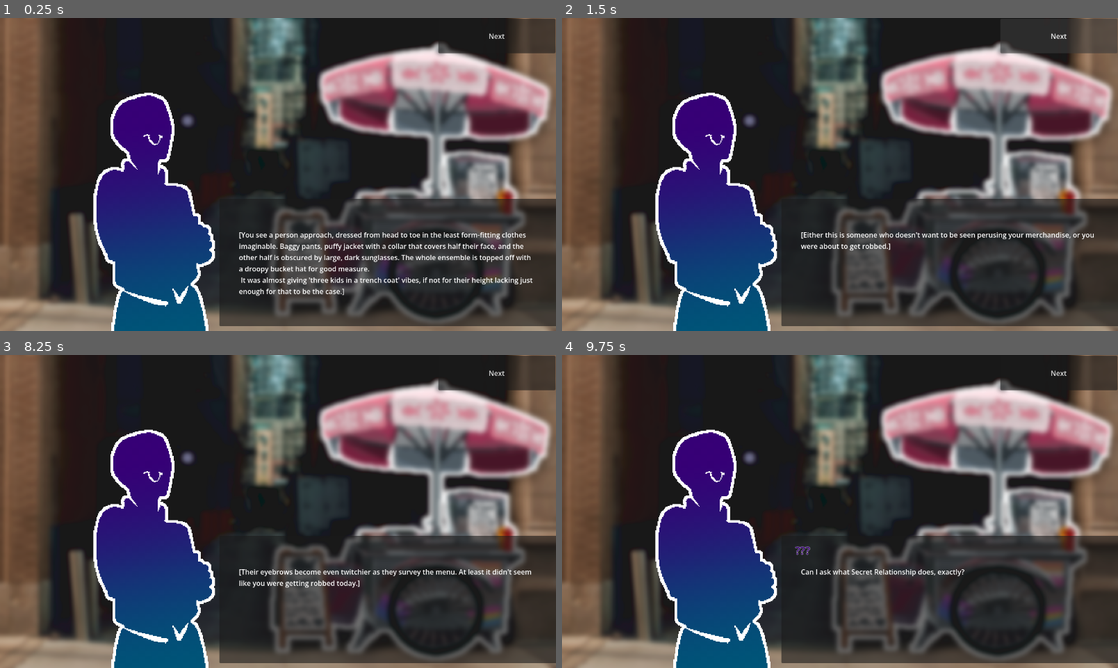
Above: before the commit, frames 1-4 (two rows, left to right).
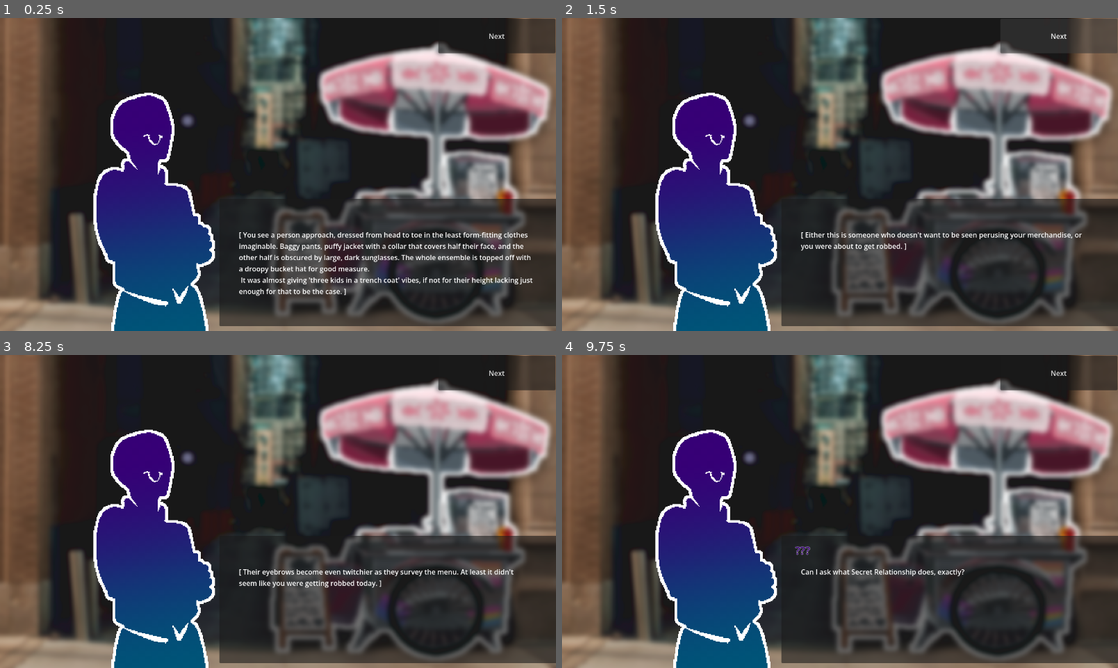
Above: after the commit, the same moments.

Repository: KdK1tt/Sapphishing
Game: Godot game, scene res://DialogueScene.tscn
Same seed, same stepped clock (60 frames per second), same inputs: the game is played once before the commit and once after it. This scene is started directly instead of the project's main scene.
Inputs (mouse positions are in pixels of both pictures, inside the frame that each line leads up to):
- Up to frame 1 (0.25 s): no input
- Up to frame 2 (1.5 s): click "Next" at 0.5 s; click "Next" at 1.25 s
- Up to frame 3 (8.25 s): click "Next" at 2 s; tap Enter at 2.75 s; move the mouse to (400, 495) at 2.77 s; hold Space (start_game) 2.78-3.5 s; click (400, 495) at 2.92 s; drag from (166, 527) to (250, 574) at 3.52 s; tap Space (start_game) at 4.25, 5.75 s; move the mouse to (333, 442) at 4.27 s; hold Space (start_game) 4.28-5 s; click (333, 442) at 4.42 s; drag from (250, 574) to (111, 464) at 5.02 s; move the mouse to (444, 558) at 5.77 s; hold Space (start_game) 5.78-6.5 s; click (444, 558) at 5.92 s; drag from (111, 464) to (194, 433) at 6.52 s; move the mouse to (305, 511) at 7.27 s; hold Space (start_game) 7.28-8 s; click (305, 511) at 7.42 s; drag from (194, 433) to (166, 527) at 8.02 s
- Up to frame 4 (9.75 s): move the mouse to (962, 495) at 8.77 s; hold Space (start_game) 8.78-9.5 s; click (962, 495) at 8.92 s; drag from (728, 527) to (812, 574) at 9.52 s

The runs differ from the first frame. In frame 1, 0.6% of the frame differs, in the area x 43-95%, y 68-89%; in frame 2, 0.8%; in frame 3, 0.8%, in the area x 43-96%, y 68-75%; in frame 4, nothing differs.

Commit message:
Completely new music approach. Added support for sound effects too, bug fixes. Music loops, music continues in current sale states.

Diff:
--- a/sapphishing/DialogueScene.tscn
+++ b/sapphishing/DialogueScene.tscn
@@ -61,5 +61,4 @@
 
 [node name="AudioStreamPlayer2D" type="AudioStreamPlayer2D" parent="." unique_id=976247790]
 stream = ExtResource("4_gtste")
-autoplay = true
 parameters/looping = true
--- a/sapphishing/Dialogue_Scene.gd
+++ b/sapphishing/Dialogue_Scene.gd
@@ -4,7 +4,6 @@
 @onready var dialogue_label = $DialoguePanel/DialogueLabel
 @onready var next_button = $DialoguePanel/NextButton
 @onready var dialogue_panel = $DialoguePanel
-@onready var song_player = $AudioStreamPlayer2D
 
 var dialogue_lines: Array = []
 var dialogue_index := 0
@@ -19,13 +18,9 @@
 	show_current_line()
 	load_song()
 
-func load_song() ->void:
+func load_song() -> void:
 	var song_path: String = GameState.get_current_npc_theme()
-
-	if song_path != "":
-		var song_stream = load(song_path)
-		song_player.stream = song_stream
-		song_player.play()
+	MusicManager.play_song(song_path)
 
 
 func load_dialogue() -> void:
@@ -93,6 +88,7 @@
 	if GameState.pending_dialogue_phase == "after":
 		GameState.complete_current_npc_order()
 		GameState.customer_has_talked = false
+		GameState.force_npc_music = false
 		GameState.pending_dialogue_phase = ""
 
 		if GameState.has_more_current_customer_orders():
--- a/sapphishing/SellingScene.tscn
+++ b/sapphishing/SellingScene.tscn
@@ -43,9 +43,8 @@
 offset_right = 53.63028
 offset_bottom = 53.54446
 
-[node name="AudioStreamPlayer2D" type="AudioStreamPlayer2D" parent="background" unique_id=1851743582]
+[node name="song_player_selling" type="AudioStreamPlayer2D" parent="background" unique_id=1851743582]
 stream = ExtResource("3_uuih2")
-autoplay = true
 
 [node name="InventoryPanel" type="Panel" parent="." unique_id=121465448]
 visible = false
--- a/sapphishing/Selling_Scene.gd
+++ b/sapphishing/Selling_Scene.gd
@@ -26,6 +26,8 @@
 	fish_preview_panel.visible = false
 	shop_panel.visible = false
 
+
+
 	if not tackle_box_click_area.input_event.is_connected(_on_tackle_box_click_area_input_event):
 		tackle_box_click_area.input_event.connect(_on_tackle_box_click_area_input_event)
 
@@ -53,6 +55,13 @@
 	customer_sprite.visible = false
 
 	check_for_customer()
+	load_song()
+
+func load_song() -> void:
+	if GameState.force_npc_music:
+		MusicManager.play_song(GameState.get_current_npc_theme())
+	else:
+		MusicManager.play_song("res://shopping_wip03.mp3")
 
 func _on_tackle_box_click_area_input_event(_viewport, event, _shape_idx) -> void:
 	if event is InputEventMouseButton and event.pressed and event.button_index == MOUSE_BUTTON_LEFT:
@@ -136,10 +145,10 @@
 				row.pressed.connect(func():
 					sell_selected_fish(fish_name)
 				)
-			elif customer_waiting_mode:
-				if fish_name == required_fish:
-					row.text = fish_name + " x" + str(count) + "  - Talk first"
-					row.disabled = true
+		elif customer_waiting_mode:
+			if fish_name == required_fish:
+				row.text = fish_name + " x" + str(count) + "  - Talk first"
+				row.disabled = true
 			else:
 				row.text = fish_name + " x" + str(count)
 				row.disabled = true
@@ -221,6 +230,9 @@
 	call_deferred("update_inventory_rows")
 
 	if story_sell_mode and fish_name == required_fish:
+		GameState.in_story_sale = true
+		GameState.hide_back_to_fishing_button = true
+		GameState.force_npc_music = true
 		GameState.pending_dialogue_phase = "after"
 		GameState.pending_return_scene = "res://SellingScene.tscn"
 		get_tree().change_scene_to_file("res://DialogueScene.tscn")
@@ -270,22 +282,32 @@
 		talk_button.visible = false
 
 		if GameState.get_fish_count(required_fish) <= 0:
+			GameState.in_story_sale = true
+			GameState.hide_back_to_fishing_button = false
+			GameState.force_npc_music = true
+			GameState.customer_has_talked = true
+
 			dialogue_label.text = "Oh no! You need " + required_fish + "!\n\nYou tell them to hang on just a sec while you go fishing."
 			inventory_panel.visible = false
 			shop_panel.visible = false
+			back_to_fishing_button.visible = true
 			return
 
-		dialogue_label.text = "Serve the requested fish from your basket: " + required_fish
-
-		inventory_panel.visible = true
-		shop_panel.visible = false
-		update_inventory_rows()
+		else:
+			GameState.in_story_sale = true
+			GameState.hide_back_to_fishing_button = true
+			GameState.force_npc_music = true
+			dialogue_label.text = "Serve the requested fish from your basket: " + required_fish
+			inventory_panel.visible = true
+			shop_panel.visible = false
+			back_to_fishing_button.visible = false
+			update_inventory_rows()
 
 		return
 
 	# PUBLIC / PRE-STORY MODE
 	if GameState.get_fish_count(required_fish) <= 0:
-		dialogue_label.text = "You start selling fish.\n\nBut, you get the sense that someone is looking for: " + required_fish
+		dialogue_label.text = "You start selling fish.\n \nBut, you get the sense that someone is looking for: " + required_fish
 		return
 
 	dialogue_label.text = "Someone may stop by soon..."
@@ -302,12 +324,17 @@
 		customer_sprite.position = Vector2(1120, 560)
 		customer_sprite.modulate.a = 1.0
 		talk_button.visible = false
+
+		if GameState.get_fish_count(required_fish) <= 0:
+			dialogue_label.text = "Oh no! You need " + required_fish + "!\n\nYou tell them to hang on just a sec while you go fishing."
+			inventory_panel.visible = false
+			shop_panel.visible = false
+			return
+
 		dialogue_label.text = "Serve the requested fish from your basket: " + required_fish
-
 		inventory_panel.visible = true
 		shop_panel.visible = false
 		update_inventory_rows()
-
 		return
 
 	if GameState.get_fish_count(required_fish) <= 0:
--- a/sapphishing/StoryDat.gd
+++ b/sapphishing/StoryDat.gd
@@ -12,15 +12,15 @@
 			"before_transaction": [
 				{
 					"speaker": "",
-					"text": "[You see a person approach, dressed from head to toe in the least form-fitting clothes imaginable. Baggy pants, puffy jacket with a collar that covers half their face, and the other half is obscured by large, dark sunglasses. The whole ensemble is topped off with a droopy bucket hat for good measure. \n It was almost giving 'three kids in a trench coat' vibes, if not for their height lacking just enough for that to be the case.]"
-				},
-				{
-					"speaker": "",
-					"text": "[Despite their best efforts to conceal their features, you can still catch the twitch of the muscles around their eyebrows indicating the rapidly shifty eyes behind the shades. Even though you haven't been in charge of this stall very long, you know enough to recognize what was happening here.]"
-				},
-				{
-					"speaker": "",
-					"text": "[Either this is someone who doesn't want to be seen perusing your merchandise, or you were about to get robbed.]"
+					"text": "[ You see a person approach, dressed from head to toe in the least form-fitting clothes imaginable. Baggy pants, puffy jacket with a collar that covers half their face, and the other half is obscured by large, dark sunglasses. The whole ensemble is topped off with a droopy bucket hat for good measure. \n It was almost giving 'three kids in a trench coat' vibes, if not for their height lacking just enough for that to be the case. ]"
+				},
+				{
+					"speaker": "",
+					"text": "[ Despite their best efforts to conceal their features, you can still catch the twitch of the muscles around their eyebrows indicating the rapidly shifty eyes behind the shades. Even though you haven't been in charge of this stall very long, you know enough to recognize what was happening here. ]"
+				},
+				{
+					"speaker": "",
+					"text": "[ Either this is someone who doesn't want to be seen perusing your merchandise, or you were about to get robbed. ]"
 				},
 				{
 					"speaker": "???",
@@ -40,7 +40,7 @@
 				},
 				{
 					"speaker": "",
-					"text": "[Their eyebrows become even twitchier as they survey the menu. At least it didn't seem like you were getting robbed today.]"
+					"text": "[ Their eyebrows become even twitchier as they survey the menu. At least it didn't seem like you were getting robbed today. ]"
 				},
 				{
 					"speaker": "???",
@@ -86,7 +86,7 @@
 				},
 				{
 					"speaker": "",
-					"text": "[For a moment, you wonder if you know this person personally, but they didn't give off the impression that they know you. But it was best not to think too hard on why you might recognize them. People have their reasons for keeping secrets, especially in queer spaces.] "
+					"text": "[ For a moment, you wonder if you know this person personally, but they didn't give off the impression that they know you. But it was best not to think too hard on why you might recognize them. People have their reasons for keeping secrets, especially in queer spaces. ] "
 				},
 				{
 					"speaker": "You",
--- a/sapphishing/game_state.gd
+++ b/sapphishing/game_state.gd
@@ -15,6 +15,9 @@
 var pending_dialogue_npc := ""
 var pending_dialogue_phase := "" # "before" or "after"
 var pending_return_scene := "res://SellingScene.tscn"
+var in_story_sale: bool = false
+var hide_back_to_fishing_button: bool = false
+var force_npc_music: bool = false
 
 var customer_has_talked := false
 
@@ -178,6 +181,8 @@
 	if not remove_fish(fish_name):
 		return 0
 
+
+
 	var value := get_fish_value(fish_name)
 	money += value
 	return value
--- /dev/null
+++ b/sapphishing/music_manager.gd
@@ -0,0 +1,22 @@
+extends Node
+
+var player: AudioStreamPlayer
+
+func _ready() -> void:
+	player = AudioStreamPlayer.new()
+	add_child(player)
+
+func play_song(song_path: String) -> void:
+	if song_path == "":
+		return
+
+	var stream := load(song_path)
+
+	if player.stream == stream and player.playing:
+		return
+
+	player.stream = stream
+	player.play()
+
+func stop_song() -> void:
+	player.stop()
--- a/sapphishing/node_2d.gd
+++ b/sapphishing/node_2d.gd
@@ -40,7 +40,7 @@
 
 # Future fish ideas:
 # Fake Dating Fish:
-# "When you have to k    eep up appearances and then catch feelings and it becomes Real Dating."
+# "When you have to keep up appearances and then catch feelings and it becomes Real Dating."
 #
 # Accidental Marriage Clam:
 # "You had too much to drink in Vegas and now you've woken up next to your crush with rings on your fingers."
@@ -124,6 +124,13 @@
 	print("Inventory rows created: ", inventory_rows.get_child_count())
 
 
+func load_song() -> void:
+	if GameState.force_npc_music:
+		MusicManager.play_song(GameState.get_current_npc_theme())
+	else:
+		MusicManager.play_song("res://fishin_time_wip02.mp3")
+
+
 func show_fish_preview(fish_name: String) -> void:
 	var fish_data := GameState.get_fish_data(fish_name)
 
@@ -222,6 +229,7 @@
 	status_label.text = "Press Space to cast."
 	inventory_panel.visible = false
 	fish_preview_panel.visible = false
+	load_song()
 	inventory_panel.mouse_filter = Control.MOUSE_FILTER_IGNORE
 	inventory_rows.mouse_filter = Control.MOUSE_FILTER_IGNORE
 	fish_preview_panel.mouse_filter = Control.MOUSE_FILTER_IGNORE
--- a/sapphishing/project.godot
+++ b/sapphishing/project.godot
@@ -19,6 +19,7 @@
 
 GameState="*uid://bbijgjufffu2t"
 StoryDat="*uid://corli4nklblap"
+MusicManager="*uid://72qeg01i8w83"
 
 [display]
 
Not shown, added: sapphishing/music_manager.gd.uid
Not shown, changed: sapphishing/pocketjawa - DYS4IA.mp3.import
Not shown, changed: sapphishing/shopping_wip03.mp3.import
Not shown, changed: sapphishing/sweet_talk_wip03.mp3.import
